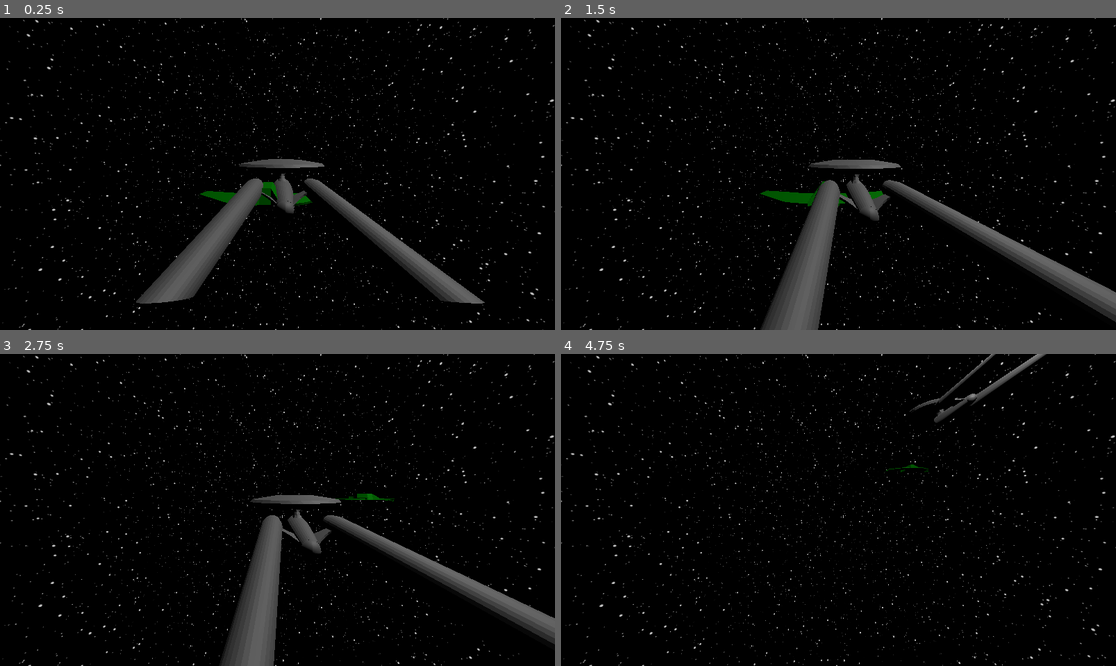
Above: before the commit, frames 1-4 (two rows, left to right).
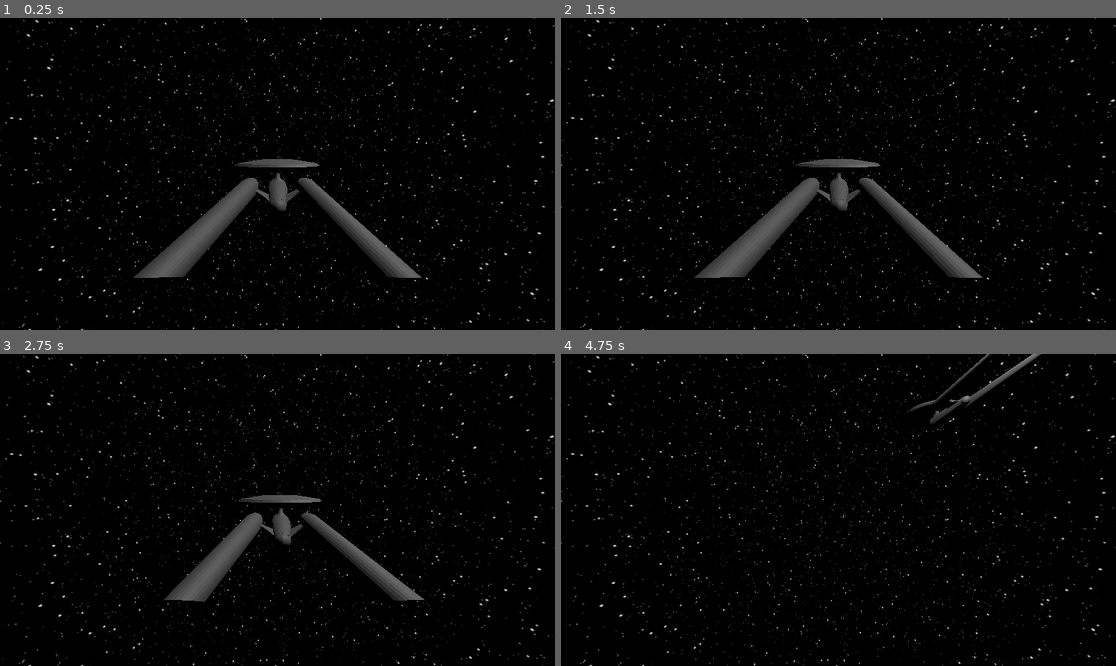
Above: after the commit, the same moments.

Repository: Joe-Downs/3d-pursuit
Game: Godot game, scene res://node_3d.tscn
The game is run twice, just before and just after one commit, with the same random seed, the same clock (stepped at 60 frames per second) and the same inputs.
Inputs:
- Up to frame 1 (0.25 s): no input
- Up to frame 2 (1.5 s): no input
- Up to frame 3 (2.75 s): no input
- Up to frame 4 (4.75 s): no input

The runs differ from the first frame. In frame 1, 6.6% of the frame differs, in the area x 24-88%, y 45-92%; in frame 2, 10%, in the area x 24-100%, y 45-100%; in frame 3, 9.0%; in frame 4, 0.7%.

Commit message:
Make the ships Area3D instead of StaticBody3D
Seems we can't actually use StaticBody3D to detect collision itself, and it's an
abstract base class anyway.

Diff:
--- a/node_3d.tscn
+++ b/node_3d.tscn
@@ -24,27 +24,28 @@
 
 [node name="Node3D" type="Node3D"]
 
-[node name="Enterprise" type="StaticBody3D" parent="." node_paths=PackedStringArray("ENEMY")]
+[node name="Enterprise" type="Area3D" parent="." node_paths=PackedStringArray("ENEMY")]
 script = ExtResource("1_jka67")
 ENEMY = NodePath("../BirdOfPrey")
-
-[node name="enterprise-model" parent="Enterprise" instance=ExtResource("1_noarx")]
 
 [node name="CollisionShape3D" type="CollisionShape3D" parent="Enterprise"]
 transform = Transform3D(1, 0, 0, 0, 1, 0, 0, 0, 1, -0.34788132, 2.1109009, 0.024673462)
 shape = SubResource("BoxShape3D_noarx")
 debug_color = Color(0, 0.649849, 0.109332375, 1)
 
-[node name="BirdOfPrey" type="StaticBody3D" parent="." node_paths=PackedStringArray("ENEMY")]
-transform = Transform3D(-1, 0, -8.742278e-08, 0, 1, 0, 8.742278e-08, 0, -1, -4, 0, 4)
+[node name="enterprise-model" parent="Enterprise" instance=ExtResource("1_noarx")]
+
+[node name="BirdOfPrey" type="Area3D" parent="." node_paths=PackedStringArray("ENEMY")]
+visible = false
 script = ExtResource("3_i5arm")
 ENEMY = NodePath("../Enterprise")
 SPEED = 2
 
 [node name="bird-o-prey-model" parent="BirdOfPrey" instance=ExtResource("2_a0tk4")]
+transform = Transform3D(-1, 0, -8.742278e-08, 0, 1, 0, 8.742278e-08, 0, -1, -4, 0, 4)
 
 [node name="CollisionShape3D" type="CollisionShape3D" parent="BirdOfPrey"]
-transform = Transform3D(1, 0, 0, 0, 1, 0, 0, 0, 1, -4.4996796, 0.5531006, 4.016487)
+transform = Transform3D(-1, 0, -8.742278e-08, 0, 1, 0, 8.742278e-08, 0, -1, 0.4996791, 0.5531006, -0.016487598)
 shape = SubResource("BoxShape3D_a0tk4")
 debug_color = Color(1, 0, 0, 1)
 
--- a/ship.gd
+++ b/ship.gd
@@ -1,6 +1,5 @@
 class_name Ship
-extends StaticBody3D
-
+extends Area3D
 
 # ================================== Variables =================================
 @export var ENEMY: Node
